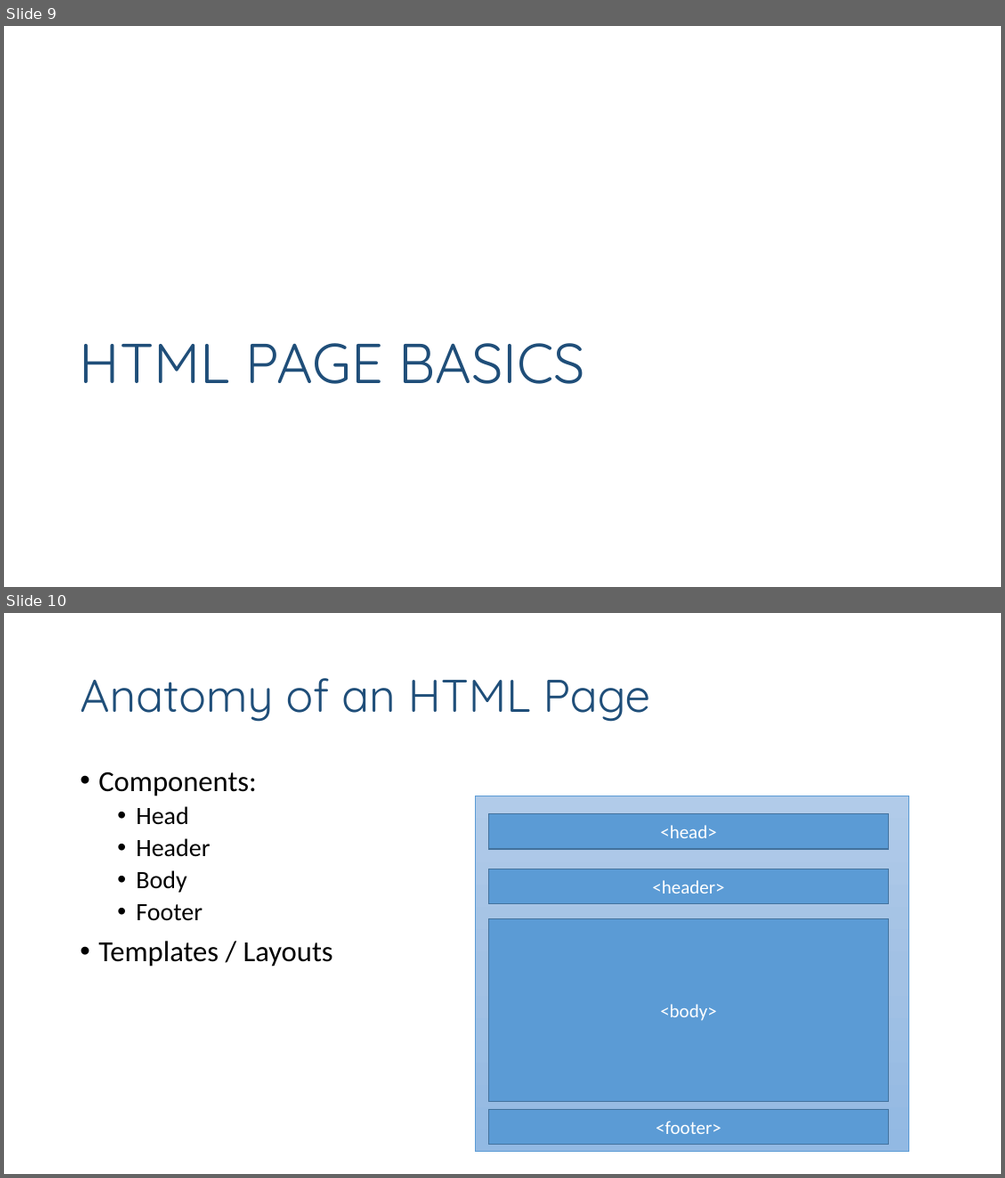
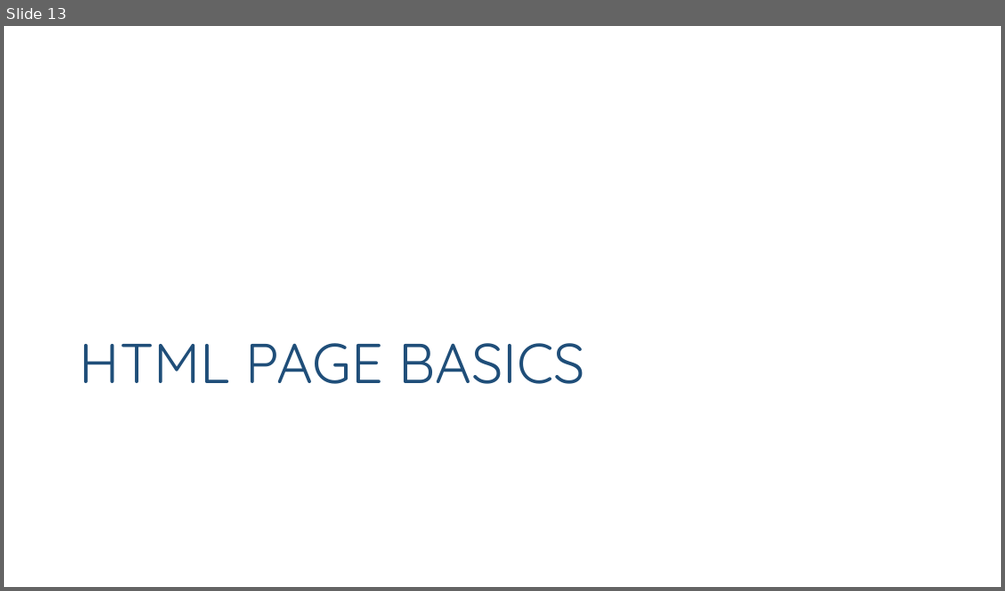
Before and after one commit to Watts-College/paf-514-template, a slide deck: lectures/github-pages.pptx. Shown one above the other, each under a label of ours: slides 9 and 10 before the commit, slide 13 after it. The pictures are 1005x1178 and 1005x591 pixels, drawn with LibreOffice and Linux fonts; fonts in the diff are those of the drawing. Boxes give left, top, right and bottom in pixels: in the first picture for what was removed or moved away, otherwise in the second. Text is boxed around its words. In the diff, an @@ line names an element or a change of style, - is before the commit and + after.

Commit message:
update lecture on html

```diff
--- a/lectures/github-pages.pptx
+++ b/lectures/github-pages.pptx
@@ slide 10 removed at [4, 613, 1001, 1174], background #FFFFFF @@
@@ title removed at [80, 678, 651, 722] @@
-Anatomy of an HTML Page
@@ text removed at [98, 771, 333, 966] @@
-• Components:
-  • Head
-  • Header
-  • Body
-  • Footer
-• Templates / Layouts
@@ rectangle removed at [475, 795, 909, 1151] @@
@@ rectangle removed at [489, 814, 889, 850] @@
-<head>
@@ rectangle removed at [489, 868, 889, 904] @@
-<header>
@@ rectangle removed at [489, 919, 889, 1102] @@
-<body>
@@ rectangle removed at [489, 1109, 889, 1144] @@
-<footer>
@@ what was slide 9 is now slide 13 @@
```
Also in this commit, not shown: 15 slides added, 1 other slide removed, 1 other file.
